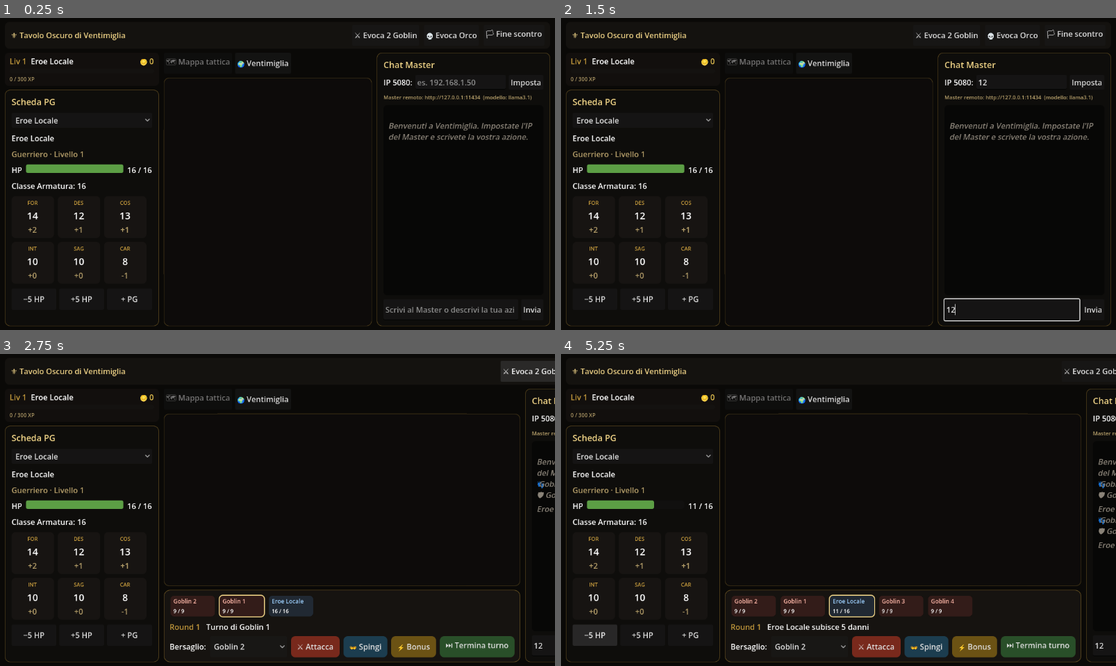
Above: before the commit, frames 1-4 (two rows, left to right).
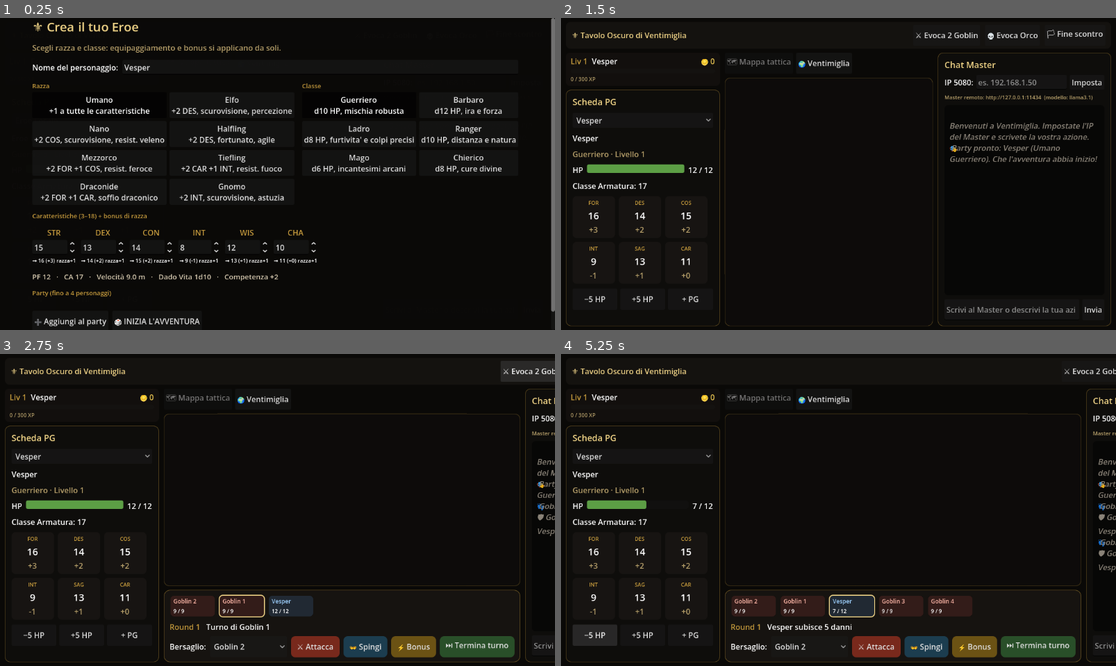
Above: after the commit, the same moments.

Repository: fanaragabriele2-coder/vtt-ventimiglia
Game: Godot game, scene res://main.tscn
The game is run twice, just before and just after one commit, with the same random seed, the same clock (stepped at 60 frames per second) and the same inputs.
Inputs (mouse positions are in pixels of both pictures, inside the frame that each line leads up to):
- Up to frame 1 (0.25 s): no input
- Up to frame 2 (1.5 s): click (1021, 83) at 0.52 s; type "12" at 0.6 s; click (1010, 311) at 0.75 s; type "12" at 0.83 s; click (716, 320) at 1.25 s, where only the run after the commit has a clickable "🎲 INIZIA L'AVVENTURA"
- Up to frame 3 (2.75 s): click "⚔ Evoca 2 Goblin" at 2 s
- Up to frame 4 (5.25 s): click "⚔ Evoca 2 Goblin" at 2.75 s; click (644, 456) at 3.5 s, where only the run before the commit has a clickable "Eroe Locale"; click (644, 456) at 4.25 s, where only the run after the commit has a clickable "Vesper"; click "−5 HP" at 5 s

The runs differ from the first frame. In frame 1, 10% of the frame differs, in the area x 0-100%, y 0-99%; in frame 2, 1.4%; in frame 3, 0.8%; in frame 4, 1.2%.
Error before the commit: Parse Error: The function signature doesn't match the parent. Parent signature is "get_class() -> String". (res://scripts/autoload/character_creation.gd:49)

Commit message:
Godot fix: rinominato get_class -> get_class_def in CharacterCreation
Il metodo get_class(class_id) in CharacterCreation confliggeva con il metodo
nativo Object.get_class() -> String (Godot lo usa per la reflection interna);
firma diversa sulla stessa classe -> errore in editor "The function signature
doesn't match the parent". Rinominato in get_class_def, aggiornati i 3 call
site (autoload stesso + character_creation_screen.gd x2).

Co-Authored-By: Claude Sonnet 5 <noreply@anthropic.com>
Claude-Session: https://claude.ai/code/session_01EitiiDafKKu7YfdrUthcuc

Diff:
--- a/godot/scripts/autoload/character_creation.gd
+++ b/godot/scripts/autoload/character_creation.gd
@@ -46,7 +46,7 @@
 	return races[0] if not races.is_empty() else {}
 
 
-func get_class(class_id: String) -> Dictionary:
+func get_class_def(class_id: String) -> Dictionary:
 	for c: Dictionary in classes:
 		if c["id"] == class_id:
 			return c
@@ -98,7 +98,7 @@
 ## punteggio BASE (3-18) scelto dal giocatore per ciascuna caratteristica, prima dei bonus di razza.
 func build_character(character_name: String, race_id: String, class_id: String, base_scores: Dictionary) -> Dictionary:
 	var race: Dictionary = get_race(race_id)
-	var cls: Dictionary = get_class(class_id)
+	var cls: Dictionary = get_class_def(class_id)
 	var fa: Dictionary = final_abilities(base_scores, race_id)
 	var skills: PackedStringArray = PackedStringArray(cls.get("skills", []))
 	if race.has("skill"):
--- a/godot/scripts/ui/character_creation_screen.gd
+++ b/godot/scripts/ui/character_creation_screen.gd
@@ -41,7 +41,7 @@
 
 
 func _set_class_defaults(class_id: String) -> void:
-	var cls: Dictionary = CharacterCreation.get_class(class_id)
+	var cls: Dictionary = CharacterCreation.get_class_def(class_id)
 	var arr: Dictionary = cls.get("arr", {})
 	for key: String in ABILITY_KEYS:
 		_base_scores[key] = int(arr.get(key, 10))
@@ -241,7 +241,7 @@
 		var mod_txt: String = ("+%d" % m) if m >= 0 else str(m)
 		(_ability_final_labels[key] as Label).text = "→ %d (%s)%s" % [f, mod_txt, suffix]
 
-	var cls: Dictionary = CharacterCreation.get_class(_class_id)
+	var cls: Dictionary = CharacterCreation.get_class_def(_class_id)
 	var hp: int = CharacterCreation.compute_hp(fa, cls)
 	var ac: int = CharacterCreation.compute_ac(fa, cls.get("equip", []))
 	var spd: float = float(race.get("speed", 9.0))
